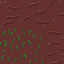
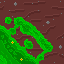
Layered file, before and after one edit (64x64). Changes by layer:
removed layer "specs copy" over left=0, top=0, right=64, bottom=64
painted on "Background" over left=0, top=0, right=64, bottom=64
